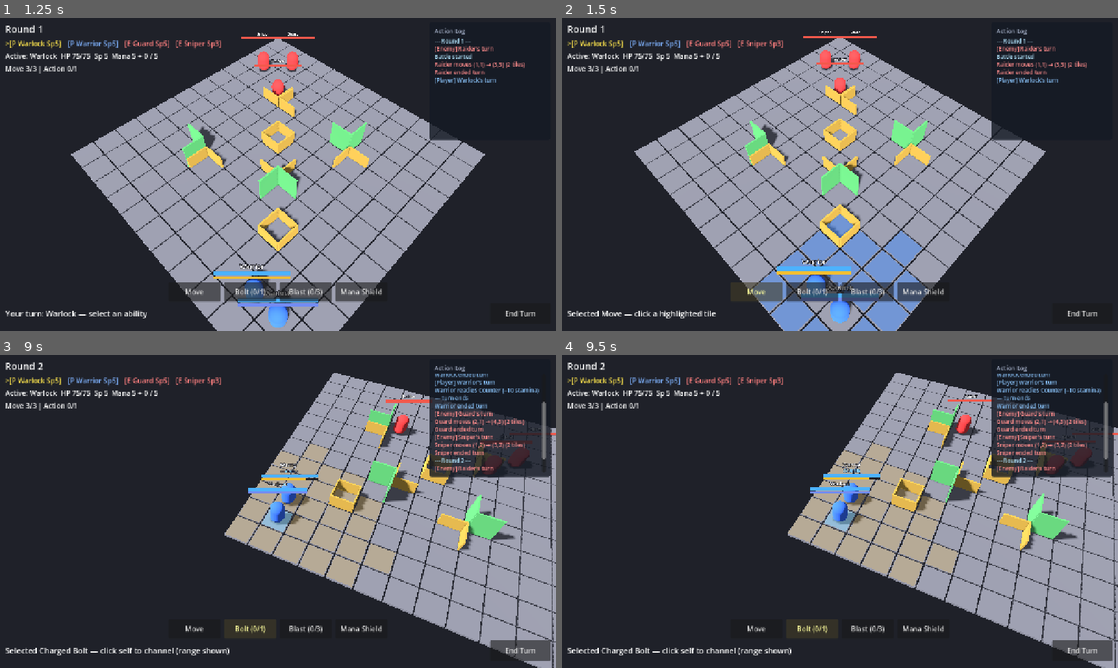
Above: before the commit, frames 1-4 (two rows, left to right).
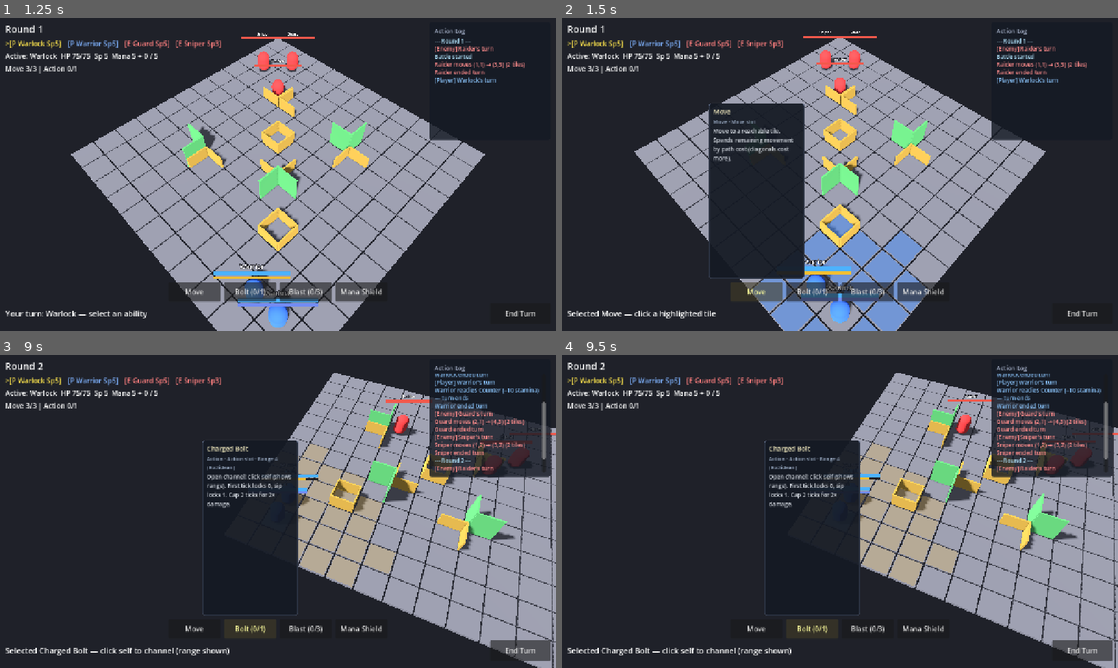
Above: after the commit, the same moments.

Repository: jabber484/battlechess-godot
Game: Godot game, scene res://scenes/battle/Battle.tscn
The game is run twice, just before and just after one commit, with the same random seed, the same clock (stepped at 60 frames per second) and the same inputs.
Inputs (mouse positions are in pixels of both pictures, inside the frame that each line leads up to):
- Up to frame 1 (1.25 s): move the mouse to (400, 158) at 0.52 s; hold S (camera_pan_back) from 0.53 s (still down); click (400, 158) at 0.67 s
- Up to frame 2 (1.5 s): release S (camera_pan_back) at 1.25 s; click "Move" at 1.25 s
- Up to frame 3 (9 s): click "End Turn" at 2 s; click "Melee" at 2.75 s; click "Brawl" at 3.5 s; click "Counter" at 4.25 s; move the mouse to (166, 527) at 5.02 s; tap W (camera_pan_forward) at 5.1 s; click (166, 527) at 5.17 s; move the mouse to (333, 442) at 5.77 s; hold A (camera_pan_left) 5.78-6.53 s; click (333, 442) at 5.92 s; move the mouse to (250, 574) at 6.52 s; tap D (camera_pan_right) at 6.6 s; click (250, 574) at 6.67 s; move the mouse to (444, 558) at 7.27 s; hold Q (camera_rotate_left) 7.28-8.03 s; click (444, 558) at 7.42 s; move the mouse to (111, 464) at 8.02 s; tap E (camera_rotate_right) at 8.1 s; click (111, 464) at 8.17 s; click "Bolt (0/1)" at 8.75 s
- Up to frame 4 (9.5 s): no input

Frame 1 is identical in both runs. In frame 2, 9.0% of the frame differs, in the area x 26-44%, y 27-84%; in frame 3, 3.5%; in frame 4, 3.4%.

Commit message:
Add AbilityTooltip UI and enhance ability data for tooltips
- Introduced AbilityTooltip scene and script to display detailed ability information, including title, meta lines, and body description.
- Updated ability data scripts to implement tooltip methods, providing contextual information for various abilities.
- Enhanced BattleUI to integrate the AbilityTooltip, improving user interaction and feedback during gameplay.
- Refactored existing ability methods to standardize tooltip content, ensuring consistency across different ability types.

Diff:
--- /dev/null
+++ b/scenes/ui/AbilityTooltip.tscn
@@ -0,0 +1,66 @@
+[gd_scene load_steps=3 format=3]
+
+[ext_resource type="Script" path="res://scripts/ui/ability_tooltip.gd" id="1_tooltip"]
+
+[sub_resource type="StyleBoxFlat" id="StyleBoxFlat_tooltip"]
+bg_color = Color(0.08, 0.1, 0.14, 0.94)
+corner_radius_top_left = 6
+corner_radius_top_right = 6
+corner_radius_bottom_right = 6
+corner_radius_bottom_left = 6
+content_margin_left = 10.0
+content_margin_top = 8.0
+content_margin_right = 10.0
+content_margin_bottom = 8.0
+border_width_left = 1
+border_width_top = 1
+border_width_right = 1
+border_width_bottom = 1
+border_color = Color(0.35, 0.4, 0.5, 0.7)
+
+[node name="AbilityTooltip" type="PanelContainer"]
+visible = false
+z_index = 20
+mouse_filter = 2
+theme_override_styles/panel = SubResource("StyleBoxFlat_tooltip")
+script = ExtResource("1_tooltip")
+
+[node name="Margin" type="MarginContainer" parent="."]
+layout_mode = 2
+mouse_filter = 2
+theme_override_constants/margin_left = 0
+theme_override_constants/margin_top = 0
+theme_override_constants/margin_right = 0
+theme_override_constants/margin_bottom = 0
+
+[node name="VBox" type="VBoxContainer" parent="Margin"]
+layout_mode = 2
+mouse_filter = 2
+theme_override_constants/separation = 4
+
+[node name="TitleLabel" type="Label" parent="Margin/VBox"]
+unique_name_in_owner = true
+layout_mode = 2
+mouse_filter = 2
+theme_override_font_sizes/font_size = 15
+theme_override_colors/font_color = Color(0.95, 0.92, 0.75, 1)
+text = "Ability"
+
+[node name="MetaLabel" type="Label" parent="Margin/VBox"]
+unique_name_in_owner = true
+layout_mode = 2
+mouse_filter = 2
+theme_override_font_sizes/font_size = 12
+theme_override_colors/font_color = Color(0.65, 0.72, 0.82, 1)
+autowrap_mode = 3
+text = "Action · Action slot"
+
+[node name="BodyLabel" type="Label" parent="Margin/VBox"]
+unique_name_in_owner = true
+custom_minimum_size = Vector2(200, 0)
+layout_mode = 2
+mouse_filter = 2
+theme_override_font_sizes/font_size = 13
+theme_override_colors/font_color = Color(0.85, 0.87, 0.9, 1)
+autowrap_mode = 3
+text = "Description"
--- a/scenes/ui/BattleUI.tscn
+++ b/scenes/ui/BattleUI.tscn
@@ -1,6 +1,7 @@
-[gd_scene load_steps=3 format=3]
+[gd_scene load_steps=4 format=3]
 
 [ext_resource type="Script" path="res://scripts/ui/battle_ui.gd" id="1_ui"]
+[ext_resource type="PackedScene" path="res://scenes/ui/AbilityTooltip.tscn" id="2_tooltip"]
 
 [sub_resource type="StyleBoxFlat" id="StyleBoxFlat_log"]
 bg_color = Color(0.08, 0.1, 0.14, 0.82)
@@ -155,3 +156,10 @@
 grow_vertical = 0
 theme_override_constants/separation = 8
 alignment = 1
+
+[node name="AbilityTooltip" parent="Root" instance=ExtResource("2_tooltip")]
+unique_name_in_owner = true
+z_index = 20
+layout_mode = 0
+offset_right = 220.0
+offset_bottom = 80.0
--- a/scripts/abilities/ability_data.gd
+++ b/scripts/abilities/ability_data.gd
@@ -149,3 +149,48 @@
 ## MOVE: tiles that cost a resource overspend (e.g. stamina). Empty = all targets are free.
 func get_costly_target_tiles(_unit: Unit, _ctx: AbilityContext) -> Array[Vector2i]:
 	return []
+
+
+## AbilityTooltip panel title.
+func get_tooltip_title() -> String:
+	return display_name
+
+
+## Short meta chips for AbilityTooltip (category, cost slot, resource spend, range).
+func get_tooltip_meta_lines() -> PackedStringArray:
+	var lines: PackedStringArray = PackedStringArray()
+	match category:
+		BattleEnums.AbilityCategory.MOVE:
+			lines.append("Move")
+		BattleEnums.AbilityCategory.ACTION:
+			lines.append("Action")
+		BattleEnums.AbilityCategory.PASSIVE:
+			lines.append("Passive")
+		_:
+			pass
+	match cost_slot:
+		BattleEnums.CostSlot.MOVE:
+			lines.append("Move slot")
+		BattleEnums.CostSlot.ACTION:
+			lines.append("Action slot")
+		BattleEnums.CostSlot.NONE:
+			if category != BattleEnums.AbilityCategory.PASSIVE:
+				lines.append("Free")
+		_:
+			pass
+	var preview := get_resource_spend_preview(null)
+	var lock := int(preview.get("lock", 0))
+	var commit := int(preview.get("commit", 0))
+	var spend := int(preview.get("spend", 0))
+	if lock > 0:
+		lines.append("Lock %d" % lock)
+	if commit > 0:
+		lines.append("Commit %d" % commit)
+	if spend > 0:
+		lines.append("Spend %d" % spend)
+	return lines
+
+
+## AbilityTooltip body description. Subclasses should override.
+func get_tooltip_body() -> String:
+	return ""
--- a/scripts/abilities/simple_attack_ability_data.gd
+++ b/scripts/abilities/simple_attack_ability_data.gd
@@ -56,6 +56,19 @@
 	return result
 
 
+func get_tooltip_meta_lines() -> PackedStringArray:
+	var lines := super.get_tooltip_meta_lines()
+	var metric_name := "Chebyshev"
+	if range_metric == BattleEnums.RangeMetric.EUCLIDEAN:
+		metric_name = "Euclidean"
+	lines.append("Range %d (%s)" % [attack_range, metric_name])
+	return lines
+
+
+func get_tooltip_body() -> String:
+	return "Ranged attack. Hit chance falls off with distance."
+
+
 func get_target_tiles(unit: Unit, ctx: AbilityContext) -> Array[Vector2i]:
 	var result: Array[Vector2i] = []
 	if unit == null or ctx == null or ctx.battle_state == null:
--- a/scripts/abilities/simple_melee_ability_data.gd
+++ b/scripts/abilities/simple_melee_ability_data.gd
@@ -16,3 +16,7 @@
 	attack_range = 1
 	range_metric = BattleEnums.RangeMetric.CHEBYSHEV
 	distance_penalty_per_tile = 0
+
+
+func get_tooltip_body() -> String:
+	return "Adjacent melee attack."
--- a/scripts/abilities/simple_move_ability_data.gd
+++ b/scripts/abilities/simple_move_ability_data.gd
@@ -28,6 +28,10 @@
 	return ctx.pathfinding.is_reachable(unit, target_pos)
 
 
+func get_tooltip_body() -> String:
+	return "Move to a reachable tile. Spends remaining movement by path cost (diagonals cost more)."
+
+
 func build_execution(unit: Unit, target_pos: Vector2i, ctx: AbilityContext) -> Dictionary:
 	var empty := {
 		"commit": Callable(),
--- a/scripts/abilities/warlock_charged_attack_ability_data.gd
+++ b/scripts/abilities/warlock_charged_attack_ability_data.gd
@@ -239,7 +239,7 @@
 	return not is_charging
 
 
-func get_tooltip_text() -> String:
+func get_tooltip_body() -> String:
 	if is_charging:
 		return (
 			"Fire %s (%d/%d mana, %d/%d ticks). Damage = %d × ticks. Spent mana goes to Used timeout."
--- a/scripts/abilities/warlock_mana_shield_ability_data.gd
+++ b/scripts/abilities/warlock_mana_shield_ability_data.gd
@@ -161,7 +161,7 @@
 	return "Mana Shield"
 
 
-func get_tooltip_text() -> String:
+func get_tooltip_body() -> String:
 	if is_charging:
 		return (
 			"Ward open (%d Charging). Blocks one hit or expires on your next turn → Used."
--- a/scripts/abilities/warlock_meditate_ability_data.gd
+++ b/scripts/abilities/warlock_meditate_ability_data.gd
@@ -99,7 +99,5 @@
 	}
 
 
-func get_tooltip_text() -> String:
-	return (
-		"Restore half your max mana, purge all charged spells, then end your turn."
-	)
+func get_tooltip_body() -> String:
+	return "Restore half your max mana, purge all charged spells, then end your turn."
--- a/scripts/abilities/warrior_basic_attack_ability_data.gd
+++ b/scripts/abilities/warrior_basic_attack_ability_data.gd
@@ -28,6 +28,10 @@
 
 func get_resource_spend_preview(_unit: Unit) -> Dictionary:
 	return {"lock": 0, "commit": 0, "spend": stamina_cost}
+
+
+func get_tooltip_body() -> String:
+	return "Adjacent melee. Costs %d stamina. Cannot target directional full cover." % stamina_cost
 
 
 func get_target_tiles(unit: Unit, ctx: AbilityContext) -> Array[Vector2i]:
--- a/scripts/abilities/warrior_brawl_ability_data.gd
+++ b/scripts/abilities/warrior_brawl_ability_data.gd
@@ -32,6 +32,13 @@
 
 func on_turn_started(_unit: Unit) -> void:
 	used_this_turn = false
+
+
+func get_tooltip_body() -> String:
+	return (
+		"Free action (once per turn). Costs %d stamina. Enemy strikes first, then you hit if still able."
+		% stamina_cost
+	)
 
 
 func build_execution(unit: Unit, target_pos: Vector2i, ctx: AbilityContext) -> Dictionary:
--- a/scripts/abilities/warrior_counter_ability_data.gd
+++ b/scripts/abilities/warrior_counter_ability_data.gd
@@ -134,7 +134,7 @@
 	return ""
 
 
-func get_tooltip_text() -> String:
+func get_tooltip_body() -> String:
 	return (
 		"Spend %d stamina and end your turn. Fully block the next adjacent hit, "
 		+ "then strike back if the attacker is still adjacent."
--- a/scripts/abilities/warrior_move_ability_data.gd
+++ b/scripts/abilities/warrior_move_ability_data.gd
@@ -62,6 +62,13 @@
 
 func get_costly_target_tiles(unit: Unit, ctx: AbilityContext) -> Array[Vector2i]:
 	return get_stamina_overspend_tiles(unit, ctx)
+
+
+func get_tooltip_body() -> String:
+	return (
+		"Move within remaining range for free. Beyond that, spend %d stamina per overflow tile (up to +%.0f this turn)."
+		% [stamina_per_tile, extra_range]
+	)
 
 
 func is_valid_target(unit: Unit, target_pos: Vector2i, ctx: AbilityContext) -> bool:
--- a/scripts/abilities/warrior_stamina_recharge_ability_data.gd
+++ b/scripts/abilities/warrior_stamina_recharge_ability_data.gd
@@ -21,3 +21,7 @@
 	if unit == null or recharge_amount <= 0:
 		return
 	unit.gain_resource(recharge_amount, BattleEnums.UnitResource.STAMINA)
+
+
+func get_tooltip_body() -> String:
+	return "Passive: restore %d stamina at the start of your turn." % recharge_amount
--- a/scripts/abilities/warrior_stamina_shield_ability_data.gd
+++ b/scripts/abilities/warrior_stamina_shield_ability_data.gd
@@ -29,3 +29,7 @@
 	if not unit.spend_resource(soak, BattleEnums.UnitResource.STAMINA):
 		return
 	context.final_damage = final_damage - soak
+
+
+func get_tooltip_body() -> String:
+	return "Passive: spend stamina 1:1 to soak incoming HP damage."
--- /dev/null
+++ b/scripts/ui/ability_tooltip.gd
@@ -0,0 +1,64 @@
+class_name AbilityTooltip
+extends PanelContainer
+
+## Floating ability-bar tooltip: title, meta lines, body. mouse_filter IGNORE so hover stays on the button.
+
+const GAP_ABOVE := 8.0
+const MIN_WIDTH := 220.0
+
+@onready var _title: Label = %TitleLabel
+@onready var _meta: Label = %MetaLabel
+@onready var _body: Label = %BodyLabel
+
+var _pending_anchor: Rect2 = Rect2()
+
+
+func _ready() -> void:
+	mouse_filter = Control.MOUSE_FILTER_IGNORE
+	visible = false
+	custom_minimum_size = Vector2(MIN_WIDTH, 0)
+
+
+func show_for(ability: AbilityData, anchor_global: Rect2) -> void:
+	if ability == null:
+		hide_tooltip()
+		return
+	_title.text = ability.get_tooltip_title()
+	var meta_lines := ability.get_tooltip_meta_lines()
+	_meta.text = " · ".join(meta_lines)
+	_meta.visible = not meta_lines.is_empty()
+	var body := ability.get_tooltip_body()
+	_body.text = body
+	_body.visible = not body.is_empty()
+	_pending_anchor = anchor_global
+	visible = true
+	call_deferred("_place_above_pending")
+
+
+func hide_tooltip() -> void:
+	visible = false
+
+
+func _place_above_pending() -> void:
+	if not visible:
+		return
+	_place_above(_pending_anchor)
+
+
+func _place_above(anchor_global: Rect2) -> void:
+	var panel_size := size
+	if panel_size.x < MIN_WIDTH:
+		panel_size.x = MIN_WIDTH
+	if panel_size.y <= 0.0:
+		panel_size = get_combined_minimum_size()
+		if panel_size.x < MIN_WIDTH:
+			panel_size.x = MIN_WIDTH
+
+	var viewport := get_viewport().get_visible_rect()
+	var x := anchor_global.position.x + (anchor_global.size.x - panel_size.x) * 0.5
+	var y := anchor_global.position.y - panel_size.y - GAP_ABOVE
+	x = clampf(x, viewport.position.x + 8.0, viewport.end.x - panel_size.x - 8.0)
+	if y < viewport.position.y + 8.0:
+		y = anchor_global.end.y + GAP_ABOVE
+	y = clampf(y, viewport.position.y + 8.0, viewport.end.y - panel_size.y - 8.0)
+	global_position = Vector2(x, y)
--- a/scripts/ui/battle_ui.gd
+++ b/scripts/ui/battle_ui.gd
@@ -18,6 +18,7 @@
 @onready var ability_bar: HBoxContainer = %AbilityBar
 @onready var log_label: RichTextLabel = %LogLabel
 @onready var log_scroll: ScrollContainer = %LogScroll
+@onready var ability_tooltip: AbilityTooltip = %AbilityTooltip
 
 const MAX_LOG_LINES := 50
 
@@ -30,6 +31,8 @@
 	hit_chance_label.text = ""
 	status_label.text = ""
 	log_label.text = ""
+	if ability_tooltip:
+		ability_tooltip.hide_tooltip()
 
 
 func set_round(round_number: int) -> void:
@@ -141,6 +144,8 @@
 
 
 func clear_abilities() -> void:
+	if ability_tooltip:
+		ability_tooltip.hide_tooltip()
 	_ability_buttons.clear()
 	for child in ability_bar.get_children():
 		child.queue_free()
@@ -163,10 +168,8 @@
 		button.disabled = false
 		button.modulate = Color.WHITE if can_use else Color(0.55, 0.55, 0.58, 0.9)
 		button.set_meta("can_use", can_use)
-		if ability.has_method("get_tooltip_text"):
-			button.tooltip_text = str(ability.get_tooltip_text())
 		button.pressed.connect(_on_ability_button_pressed.bind(ability))
-		button.mouse_entered.connect(_on_ability_button_hovered.bind(ability))
+		button.mouse_entered.connect(_on_ability_button_hovered.bind(ability, button))
 		button.mouse_exited.connect(_on_ability_button_unhovered.bind(ability))
 		ability_bar.add_child(button)
 		_ability_buttons[ability] = button
@@ -202,9 +205,13 @@
 	ability_selected.emit(ability)
 
 
-func _on_ability_button_hovered(ability: AbilityData) -> void:
+func _on_ability_button_hovered(ability: AbilityData, button: Button) -> void:
+	if ability_tooltip and is_instance_valid(button):
+		ability_tooltip.show_for(ability, button.get_global_rect())
 	ability_hovered.emit(ability)
 
 
 func _on_ability_button_unhovered(ability: AbilityData) -> void:
+	if ability_tooltip:
+		ability_tooltip.hide_tooltip()
 	ability_unhovered.emit(ability)
Not shown, added: scripts/ui/ability_tooltip.gd.uid
Not shown, changed: .cursor/rules/abilities.mdc
